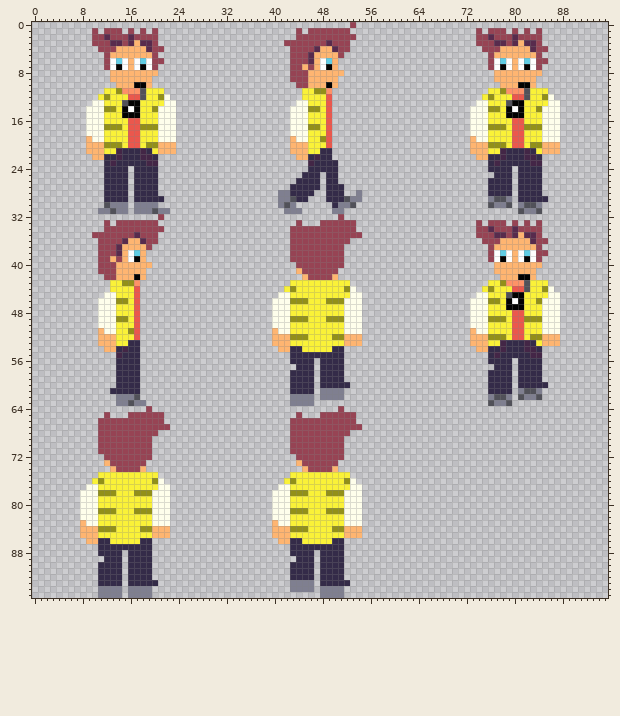
File history of a sprite sheet, assets/character/ricky/ricky32_sprite_sheet.png. Above is the file before it was changed.
The file is 96x96 pixels.
Once edited:
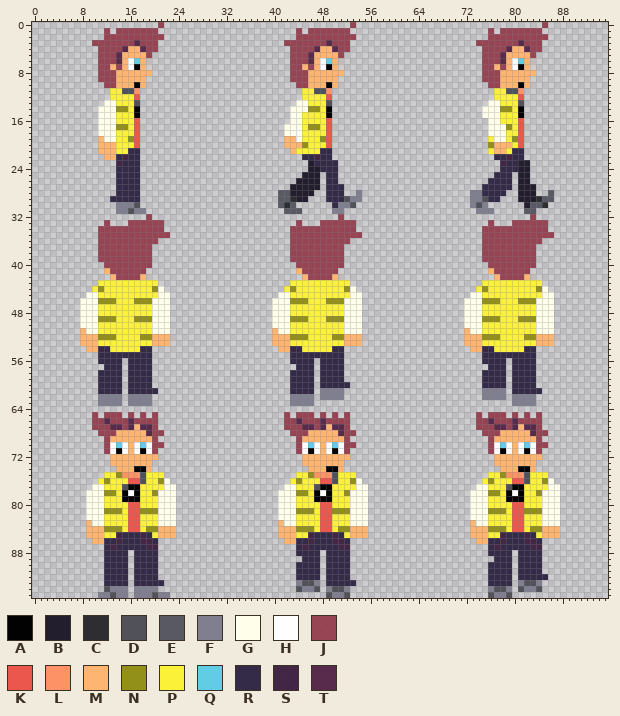
Palette (. is transparent): A #000000fc  B #201c2bfc  C #2c2c30fc  D #505058fc  E #585863fc  F #7e7e8ffc  G #ffffebfc  H #fffffffc  J #964253fc  K #eb564bfc  L #ff9166fc  M #ffb570fc  N #918f17fc  P #fbf236fc  Q #5fcde4fc  R #322947fc  S #422445fc  T #57294bfc
The edit:
Changed rows in their new state; - is an unchanged pixel.
first column x 8:
 0 -------------J---------------------------------------------------------------J--
 1 --.--.-J-J-J------------------------------------------------------.--.-J-J-J----
 2 --..J---J----J----------------------------------------------------..J---J----J--
 3 -----JJ-JTJJ---------------------------------------------------------JJ-JTJJ----
 4 ------JT--TJ-.--------------------------------------------------------JT--TJ-.--
 5 ---J-JT----J.------------------------------------------------------J-JT----J.---
 6 ---J-JTMHQM...-----------------------------------------------------J-JTMHQM...--
 7 ---J-MJMHAM..------------------------------------------------------J-MJMHAM..---
 8 ---JJJ------.------------------------------------------------------JJJ------.---
 9 ---JJJ-----.-------------------------------------------------------JJJ-----.----
10 ----JJ----M.--------------------------------------------------------JJ----M.----
11 ----.-PDD-....-------------------------DD---------------------------.-PDD-....--
12 ---..---P-.....----------------------------------------------------..---P-.....-
13 --..GG-PPD......-------------------------D------------------------..GG-PPD......
14 -..-GGNNP-......-------------------------A-----------------------..-GGNNP-......
15 -..-GG-PP-......---------------------P---A-----------------------..-GG-PP-......
16 -..-GG--P-......---------------------P---------------------------...GG--P-......
17 -..-GG-NP-......------------------G--P---------------------------...GGGNP-......
18 -..-GG--P-......------------------G--P---------------------------...GGG-P-......
19 -..MGG--N-......------------------M--P---------------------------...-GG-N-......
20 -..-MMP-P-......------------------M--N---------------------------...-MMMP-......
21 -..-MMPP--......--------------------PP---------------------------...-MMP--......
22 --..MMRS--...-----------------------.R----------------------------...-RS--...---
23 ----..S---...-------------------------B-----------------------------..S--BB..---
24 ----..--R-...-------------------------BB----------------------------..--RBB..---
25 ----..--R-...------------------------BBB---------------------------------BB..---
26 ----..--R-...-----------------------BBBB---------------------------------BB..---
27 ----..--R-...----------------------BBBBB---------------------------R-----BBB.---
28 ----..--R-...--------------------EEBBBB--------------------------FFR---.-BBB.-E-
29 ----.---R-....-------------------EECBB---------------------------FFDRR..-BBBCEE-
30 ----..--FD...--------------------ECE-----------------------------FDF....-.BEEC--
31 ---...--D--....-------------------EEE-----------------------------FFF----.EE.---
32 -----------J-.-------------------------------------------------------------J----
33 ------..-----J----------------------------------------------------.--..--J-J-J--
34 ---J--------------------------------------------------------------.-J---J----J--
35 --.------J---JJ---------------------------------------------------.--JJ-JJJJ-JJ-
36 -------JJJJ-----------------------------------------------------------JJJJJJ-.--
37 ------JJJJJ--------------------------------------------------------J-JJJJJJJ.---
38 ------JJJJJJ-------------------------------------------------------J-JJJJJJJ..--
39 -----J-JJJJJ-------------------------------------------------------J-JJJJJJJ.---
40 ---.--JJJJJJ--------------------------------------------------------JJJJJJJJ.---
41 ---.M-JJJJJ---------------------------------------------------------MJJJJJJ.----
42 ----.MJJJJ-----------------------------------------------------------MJJJJM.----
43 ---PP--PPPPPP------------------------------------------------------P--PPPPP--.--
44 --PNP----PPPNG----------------------------------------------------PNP---PPP-NG.-
45 -GGPPP---PPPPGG--------------------------------------------------G-P---PPP---G-.
46 GGGNNNPP-NNNGGG-------------------------------------------------G--N---PPNNNG--.
47 GGGPPP---PPPGGG-------------------------------------------------G--P---PPP--G--.
48 GGGPPP---PPPGGG-------------------------------------------------G--P----PP--G--.
49 GGGNNNPP-NNNGGG-------------------------------------------------G--N--P-PN--G--.
50 GGGPPP---PPPGGG-------------------------------------------------G--P----PP--G--.
51 MGGPPP--PPPPGGG-------------------------------------------------MG-P----PP--G--.
52 MMMNNN---PNNMMM-------------------------------------------------M--N--P-PPN-M--.
53 MMMPPP--PPPPMMM-------------------------------------------------M--P--PPPPPPM--.
54 -MMRRPPPPPRR-----------------------------------------------------M-R-PPPPPRR.---
55 ---RRRR---RR-------------------------------------------------------R-R-----R.---
56 ---RRR-.--RR-------------------------------------------------------R---.R---.---
57 ----RR-.--RR--------------------------------------------------------R--.R---.---
58 ---RRR-.--RR-------------------------------------------------------R---.R---.---
59 ---RRR-.--RR-------------------------------------------------------R---.R---.---
60 ---RRR-.--RR-------------------------------------------------------R---.R---..--
61 ---RR--.--RRR------------------------------------------------------FFFF.RRRRR---
62 ---FFF-.-FFF-------------------------------------------------------F-FF.FF--.---
63 ---FFF-.F--F--------------------------------------------------------....FFFF----
64 -----------.-------------------------------.------------------------------------
65 --J--JJ--.-.-.--------------------J--JJ--.-.-.--------------------J-JJJ-J-J-J---
66 --J-T---T----.--------------------J-T---T----.--------------------JJTJJJTJJJJ---
67 --J--TT-TMTT-..-------------------J--TT-TMTT-..-------------------JJJTTJTMTTJ---
68 ------MMMMMT-J------------------------MMMMMT-J---------------------JJJMMMMMTJJ--
69 ---.-MMMMMMMJ----------------------.-MMMMMMMJ-----------------------JMMMMMMMJ---
70 ---.-HQHMHQHJJ---------------------.-HQHMHQHJJ----------------------JHQHMHQHJJ--
71 ---.-HAHMHAHJ----------------------.-HAHMHAHJ-----------------------JHAHMHAHJ---
72 ----.MMMMMMMM-----------------------.MMMMMMMM------------------------MMMMMMMM---
73 ----.MMMMMMM------------------------.MMMMMMM-------------------------MMMMMMM----
74 -----.MMMAAM-------------------------.MMMAAM--------------------------MMMAAM----
75 ---.--NLLLD--P---------------------.--NLLLD--P----------------------PPNLLLDPPP--
76 --.PN---KKD-PNG-------------------.PN---KKD-PNG--------------------PNPPPKKDPPNG-
77 -.-G---DAA---P-G-----------------.-G---DAA---P-G------------------GGPPPDAAPPPPGG
78 .--G---AHAPPN--G----------------.--G---AHAPPN--G-----------------GGGNNPAHAPPNGGG
79 .--G---AAA--P--G----------------.--G---AAA--P--G-----------------GGGPPPAAAPPPGGG
80 .--G----KK--P--G----------------.--G----KK--P--G-----------------GGGPPPPKKPPPGGG
81 .--G--N-KK--N--G----------------.--G--N-KK--N--G-----------------GGGNNNPKKNNNGGG
82 .--G----KK--P--G----------------.--G----KK--P--G-----------------GGGPPPPKKPPPGGG
83 .M-G----KK--P--G----------------.M-G----KK--P--G-----------------MGGPPPPKKPPPGGG
84 .--M--N-KKP-N--M----------------.--M--N-KKP-N--M-----------------MMMNNNPKKPNNMMM
85 .--M--SRRRSRP--M----------------.--M--SRRRSRP--M-----------------MMMPPSRRRSRPMMM
86 -.-M-RSRRRSSR--------------------.-M-RSRRRSSR---------------------MMRRSRRRSSR---
87 ---.-S-----SS----------------------.-S-----SS-----------------------RSRRRRRSS---
88 ---.---R.---R----------------------.---R.---R-----------------------RRRR-RRRR---
89 -------R.---R-----------------------.--R.---R------------------------RRR-RRRR---
90 ---.---R.---R----------------------.---R.---R-----------------------RRRR-RRRR---
91 ---.---R.---R----------------------.---R.---R-----------------------RRRR-RRRR---
92 ---.---R.---R----------------------.---R.---R-----------------------RRRR-RRRRR--
93 ---.---R.----R---------------------.-DDF.----R----------------------RRRR-FDDF---
94 ---.D--F.---F----------------------.D--D.-DDF-----------------------FDDF-DFFD---
95 -----D-F.---DFF-------------------------.D--D-----------------------DFFD--------
